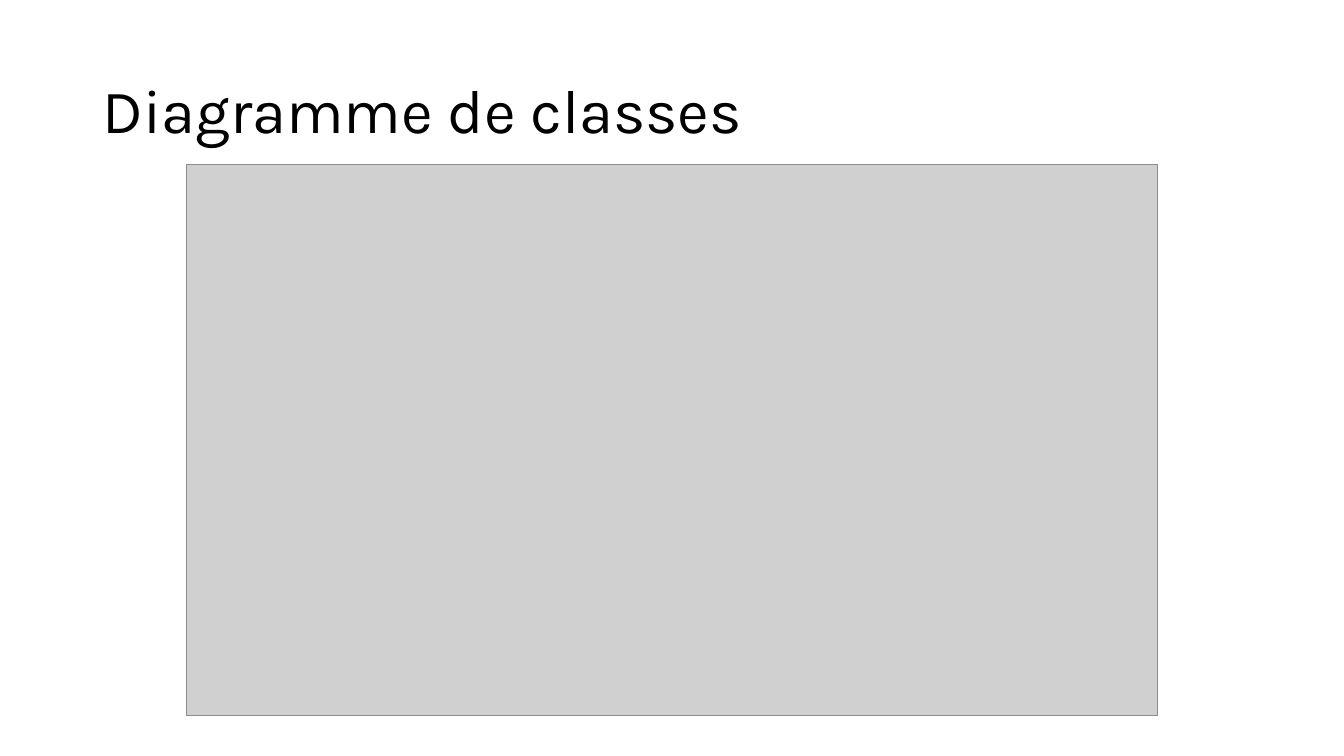
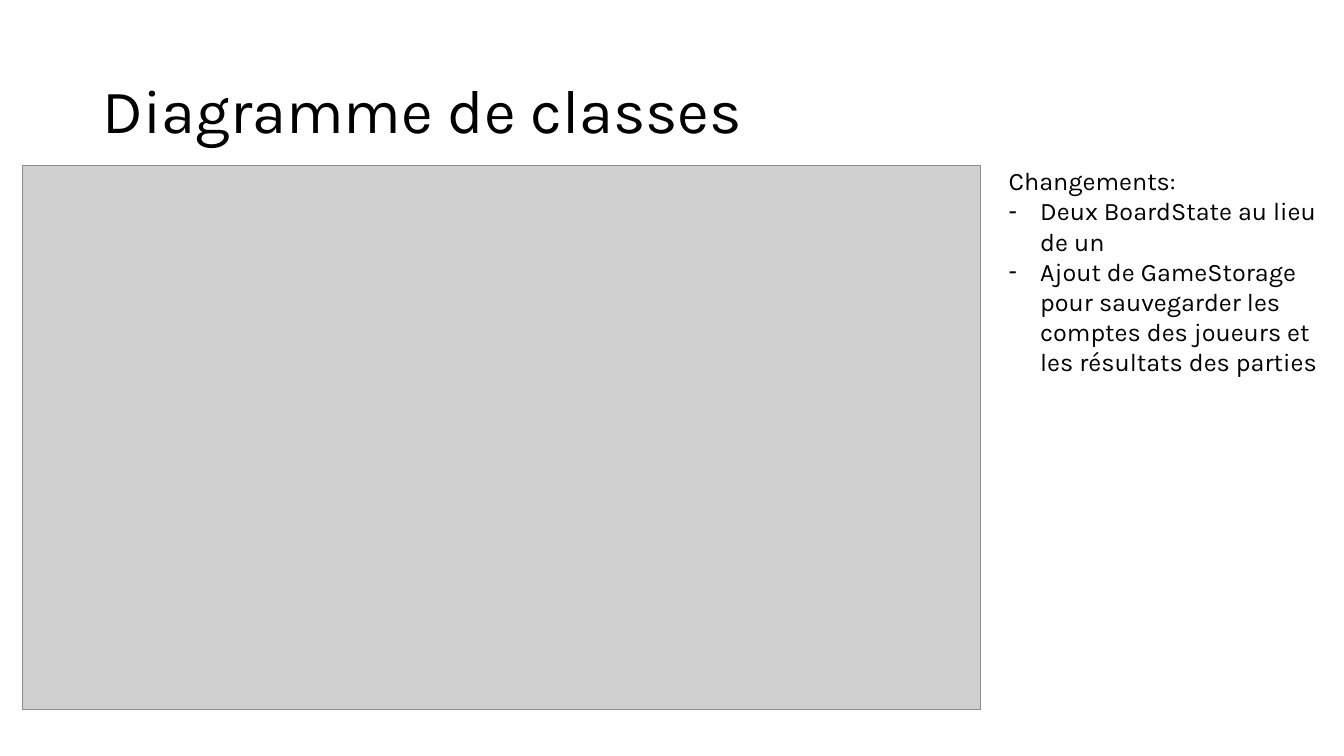
Before and after one commit to RobinSteiger/ASAD, a slide deck: slide 13 of doc/presentation.pptx. Drawn at 1344x756 pixels with LibreOffice and Linux fonts; fonts in the diff are those of the drawing; grey boxes stand for pictures. Boxes give left, top, right and bottom in pixels: in the first picture for what was removed or moved away, otherwise in the second. Text is boxed around its words. In the diff, an @@ line names an element or a change of style, - is before the commit and + after.

```diff
--- a/doc/presentation.pptx
+++ b/doc/presentation.pptx
@@ picture: place and size @@
-picture at [187,165,1158,716]
+picture at [22,166,981,710]
@@ text added at [1009,172,1317,377], 18 pt, text #000000 @@
+Changements:
+– Deux BoardState au lieu de un
+– Ajout de GameStorage pour sauvegarder les comptes des joueurs et les résultats des parties
```
Also in this commit, not shown: 1 other slide changed.
